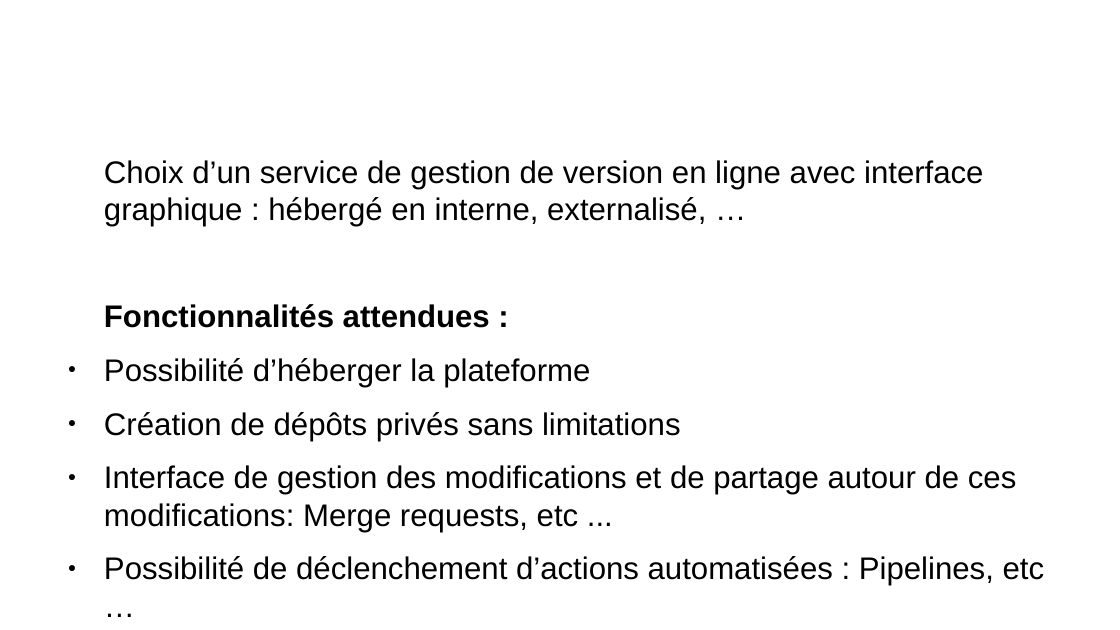
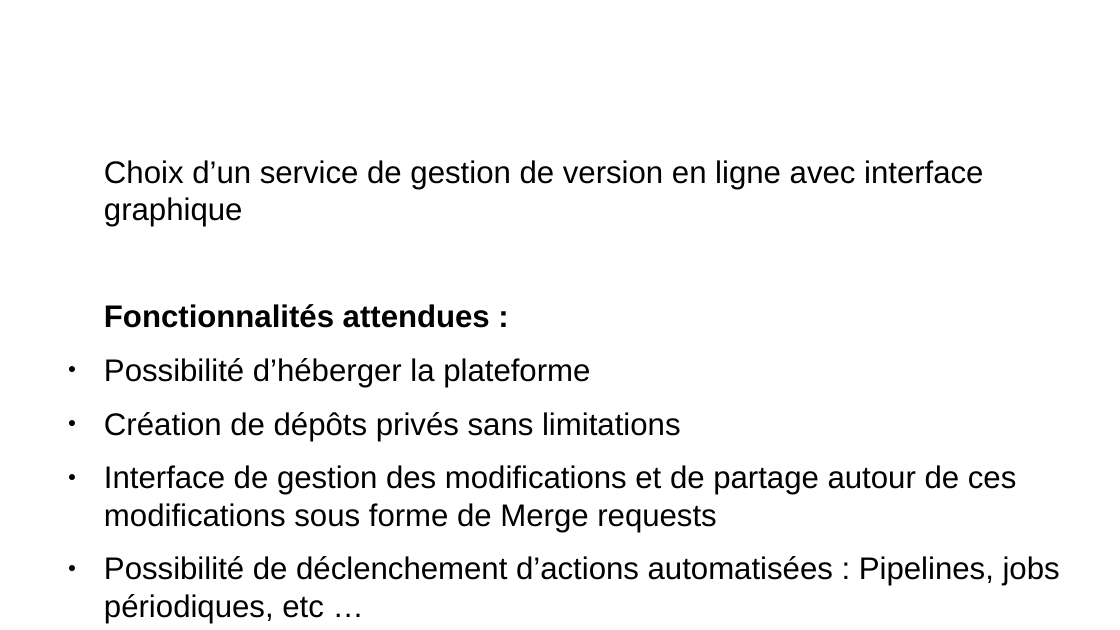
Before and after one commit to remipassmoilesel/ci-cd-plan, a slide deck: slide 12 of ci-cd-plan.odp. Drawn at 1120x630 pixels with LibreOffice and Linux fonts; fonts in the diff are those of the drawing; background and template pictures are left out. Boxes give left, top, right and bottom in pixels: in the first picture for what was removed or moved away, otherwise in the second. Text is boxed around its words. In the diff, an @@ line names an element or a change of style, - is before the commit and + after.

```diff
--- a/ci-cd-plan.odp
+++ b/ci-cd-plan.odp
@@ text at (104,160,983,226): text changed @@
-Choix d’un service de gestion de version en ligne avec interface graphique : hébergé en interne, externalisé, …
+Choix d’un service de gestion de version en ligne avec interface graphique
@@ text at (104,465,1060,623): text changed @@
-● Interface de gestion des modifications et de partage autour de ces modifications: Merge requests, etc ...
-● Possibilité de déclenchement d’actions automatisées : Pipelines, etc …
+● Interface de gestion des modifications et de partage autour de ces modifications sous forme de Merge requests
+● Possibilité de déclenchement d’actions automatisées : Pipelines, jobs périodiques, etc …
```
Also in this commit, not shown: 4 other slides changed, 2 slides added, 2 other files.
